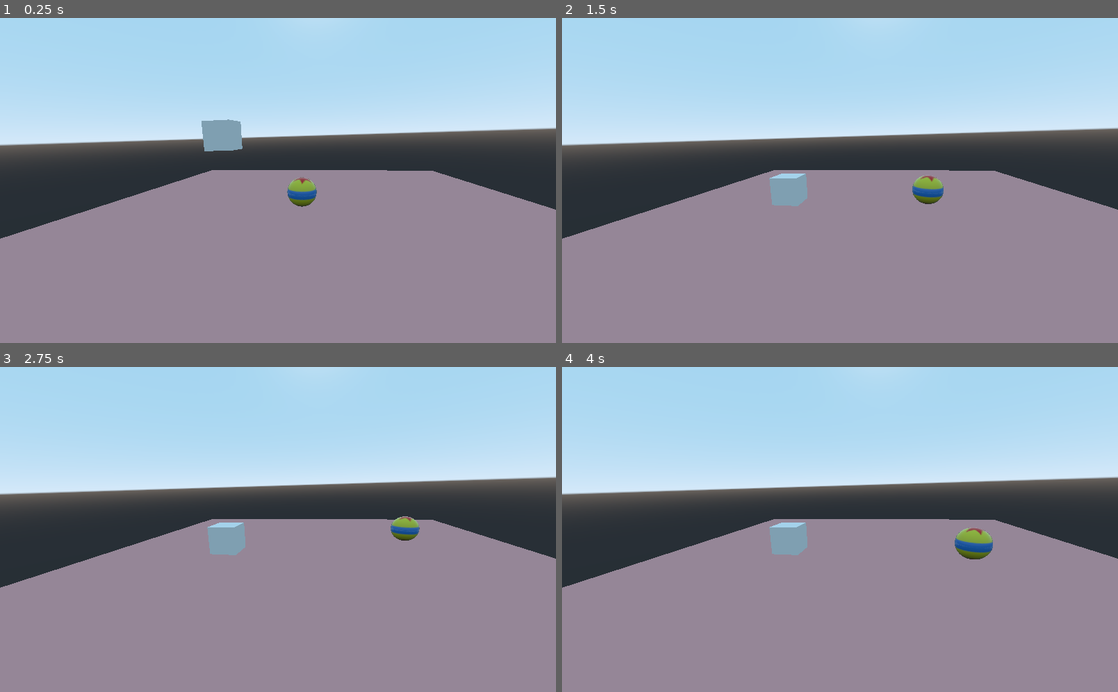
Above: before the commit, frames 1-4 (two rows, left to right).
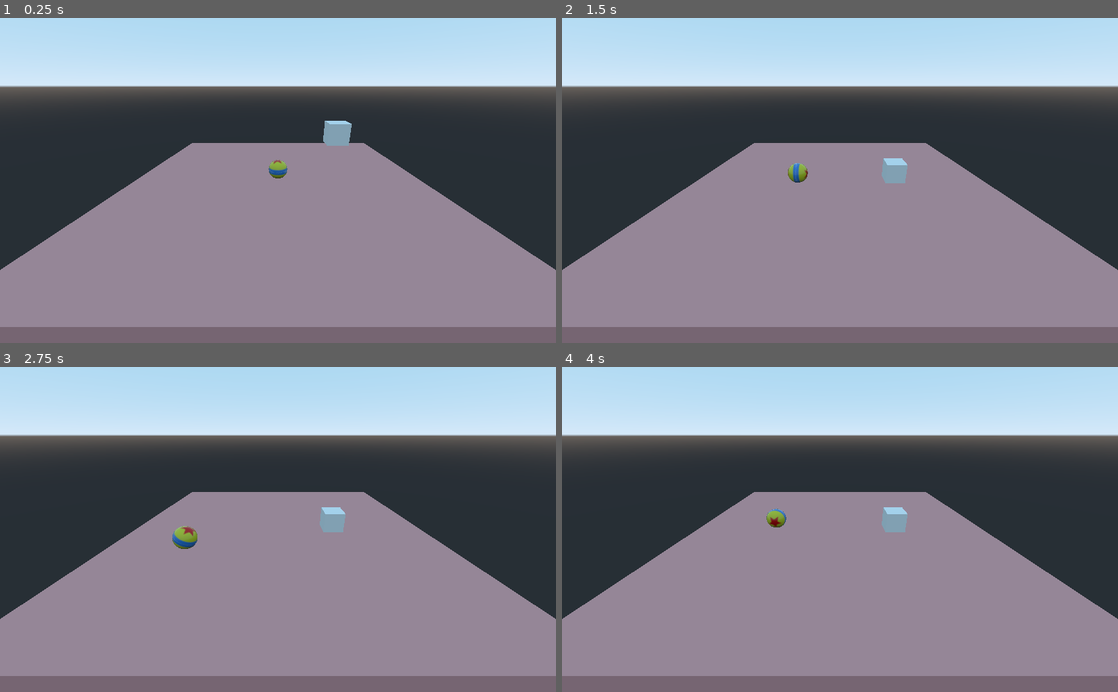
Above: after the commit, the same moments.

Repository: Buglik/PiPG-Game-2
Game: Godot game, scene res://Level.tscn
The game is run twice, just before and just after one commit, with the same random seed, the same clock (stepped at 60 frames per second) and the same inputs. The project has no main scene, so this scene is started directly.
Inputs:
- Up to frame 1 (0.25 s): no input
- Up to frame 2 (1.5 s): hold Right (ui_right) 0.53-1.28 s; hold Down (ui_down) from 1.28 s (still down)
- Up to frame 3 (2.75 s): release Down (ui_down) at 2.03 s; hold Right (ui_right) from 2.03 s (still down)
- Up to frame 4 (4 s): release Right (ui_right) at 2.78 s; hold Up (ui_up) 2.78-3.53 s; hold Left (ui_left) from 3.53 s (still down)

The runs differ from the first frame. In frame 1, 37% of the frame differs, in the area x 0-100%, y 13-100%; in frame 2, 38%; in frame 3, 38%; in frame 4, 38%.

Commit message:
rotation added

Diff:
--- a/Level.tscn
+++ b/Level.tscn
@@ -39,7 +39,7 @@
 material/0 = SubResource( 5 )
 
 [node name="Camera" type="Camera" parent="."]
-transform = Transform( 0.97999, -0.0135319, 0.198584, -0.0295045, 0.976789, 0.212161, -0.196846, -0.213775, 0.956845, 1.13689, 5.7457, 13.3962 )
+transform = Transform( -1, -3.69465e-08, 7.92319e-08, 0, 0.906308, 0.422618, -8.74228e-08, 0.422618, -0.906308, 0, 10, -20 )
 fov = 77.5689
 
 [node name="Character" parent="." instance=ExtResource( 1 )]
--- a/scripts/Character.gd
+++ b/scripts/Character.gd
@@ -2,6 +2,7 @@
 
 var velocity = Vector3()
 const SPEED = 5
+const SPINDEG = 10
 
 func _ready():
 	pass
@@ -13,8 +14,10 @@
 	else:
 		if Input.is_action_pressed("ui_right"):
 			velocity.x = SPEED
+			$MeshInstance.rotate_z(-deg2rad(SPINDEG))
 		elif Input.is_action_pressed("ui_left"):
 			velocity.x = -SPEED
+			$MeshInstance.rotate_z(deg2rad(SPINDEG))
 		else:
 			velocity.x = lerp(velocity.x,0,0.1)
 
@@ -23,8 +26,10 @@
 	else:
 		if Input.is_action_pressed("ui_up"):
 			velocity.z = SPEED
+			$MeshInstance.rotate_x(deg2rad(SPINDEG))
 		elif Input.is_action_pressed("ui_down"):
 			velocity.z = -SPEED
+			$MeshInstance.rotate_x(-deg2rad(SPINDEG))
 		else:
 			velocity.z = lerp(velocity.z,0,0.1)
 
